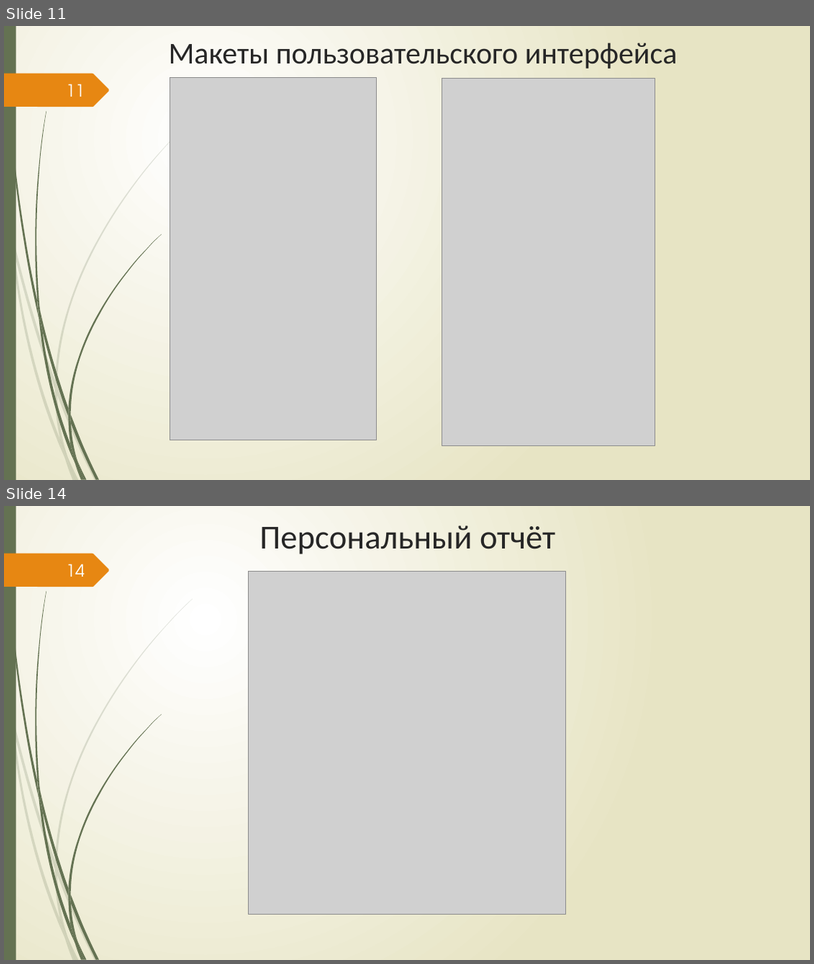
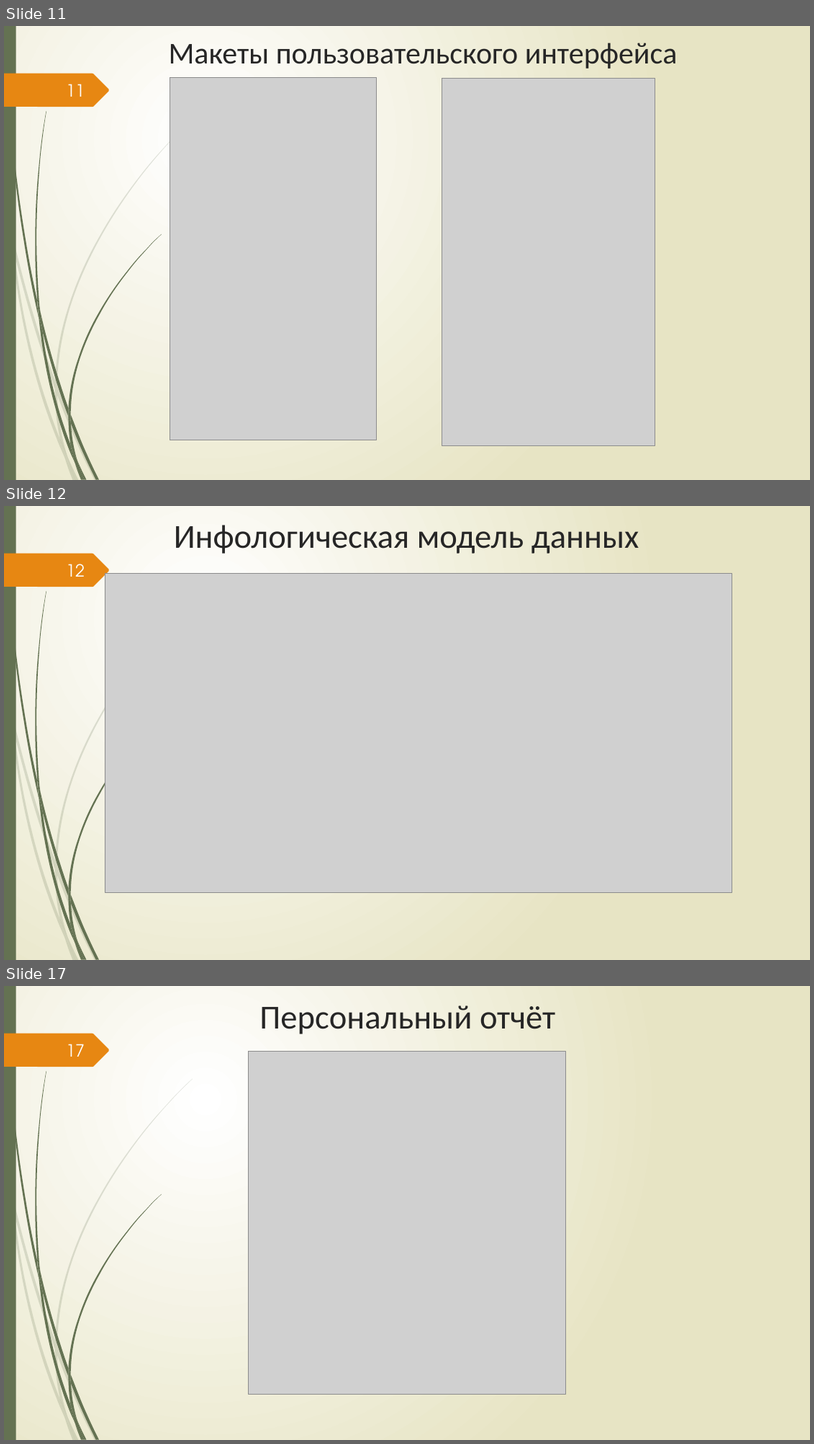
Before and after one commit to Csar9000/Quality-of-life-assessment-system, a slide deck: Документы/Презентация ВКР.pptx. Shown one above the other, each under a label of ours: slides 11 and 14 before the commit, slides 11, 12 and 17 after it; the slides between them are not shown. The pictures are 814x964 and 814x1444 pixels, drawn with LibreOffice and Linux fonts; fonts in the diff are those of the drawing; grey boxes stand for pictures. Boxes give left, top, right and bottom in pixels: in the first picture for what was removed or moved away, otherwise in the second. Text is boxed around its words. In the diff, an @@ line names an element or a change of style, - is before the commit and + after.

```diff
--- a/Документы/Презентация ВКР.pptx
+++ b/Документы/Презентация ВКР.pptx
@@ slide 12 added at [4, 506, 810, 960], background gradient #FFFFFF to #E8E6C4; not listed: 24 template elements that a slide beside it also shows @@
@@ title added at [174, 525, 639, 554], 40 pt, text #262626 @@
+Инфологическая модель данных
@@ page number added at [66, 564, 85, 577], 20 pt, text #FEFFFF @@
+12
@@ picture added at [105, 573, 733, 892] @@
@@ what was slide 14 is now slide 17 @@
@@ page number at [66, 1044, 85, 1057]: text changed @@
-14
+17
```
Also in this commit, not shown: 3 slides changed, 3 other slides added, 1 slide removed, 2 other files.
